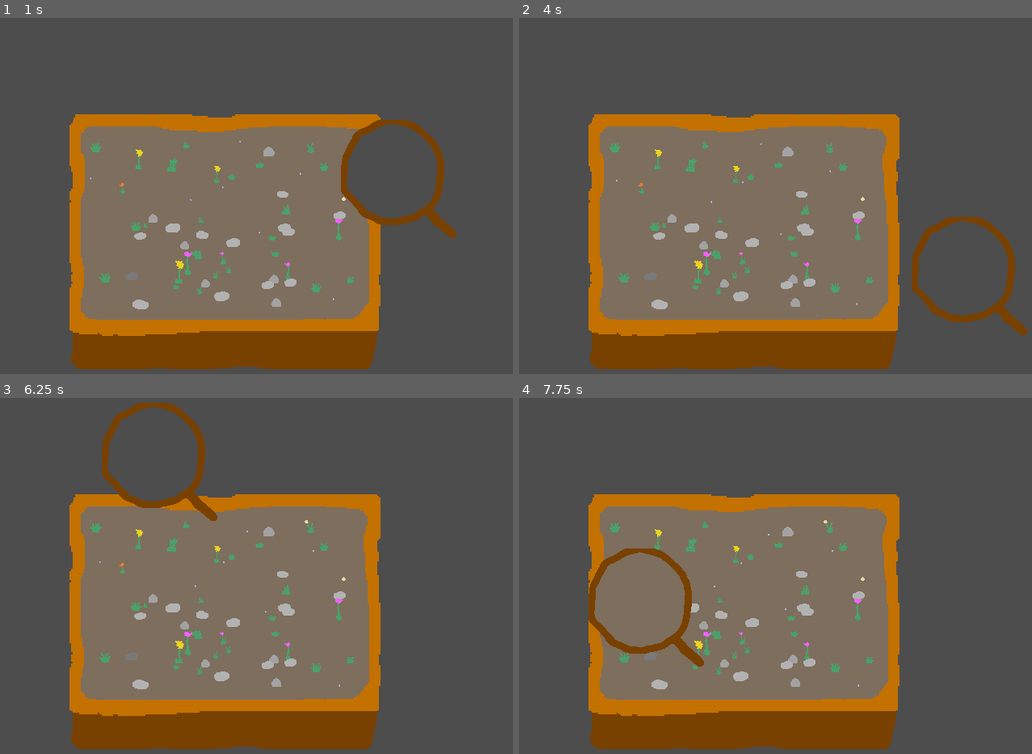
Above: before the commit, frames 1-4 (two rows, left to right).
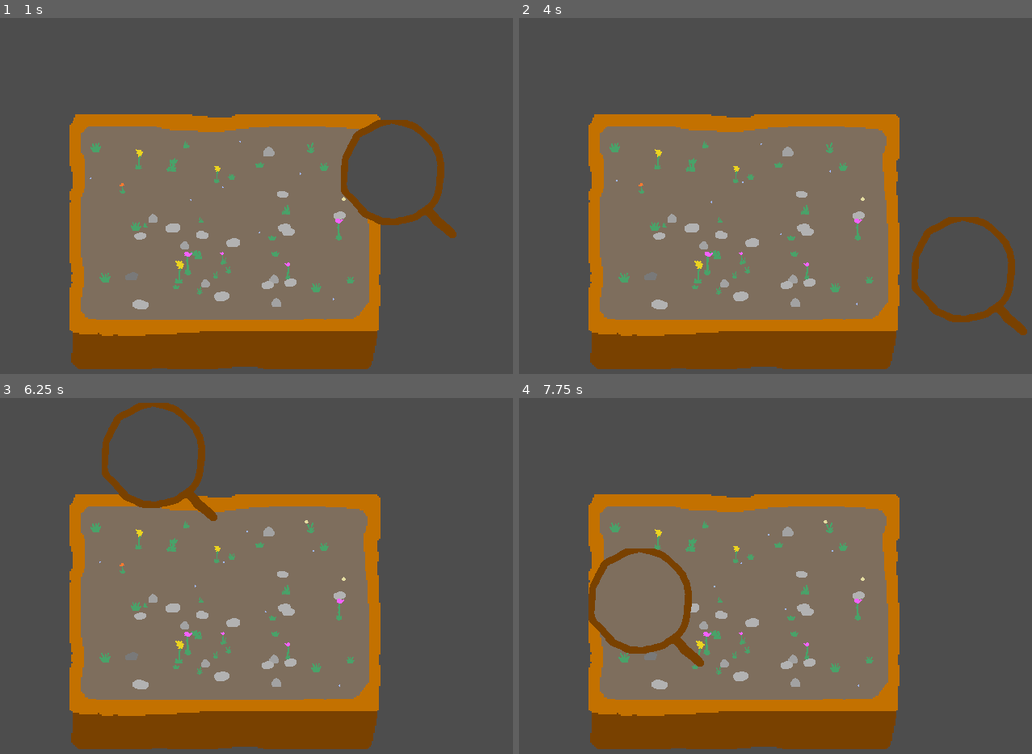
Above: after the commit, the same moments.

Repository: martindzejky/pot-life
Game: Godot game, scene res://main.tscn
The game is run twice, just before and just after one commit, with the same random seed, the same clock (stepped at 60 frames per second) and the same inputs. Sound files missing from this copy of the repository are replaced by a short silence.
Inputs (mouse positions are in pixels of both pictures, inside the frame that each line leads up to):
- Up to frame 1 (1 s): tap Enter at 0.5 s; move the mouse to (436, 217) at 0.52 s
- Up to frame 2 (4 s): tap Space at 1.25, 3.5 s; move the mouse to (683, 267) at 1.27 s; move the mouse to (878, 135) at 2.02 s; tap Enter at 2.75 s; move the mouse to (780, 338) at 2.77 s; move the mouse to (1006, 313) at 3.52 s
- Up to frame 3 (6.25 s): tap Enter at 4.25 s; move the mouse to (97, 547) at 4.27 s; tap Space at 5 s; move the mouse to (323, 622) at 5.02 s; move the mouse to (194, 501) at 5.77 s
- Up to frame 4 (7.75 s): move the mouse to (955, 597) at 6.52 s; move the mouse to (683, 647) at 7.27 s

Frame 1 is identical in both runs. In frame 2, less than 0.1% of the frame differs, in the area x 32-45%, y 40-72%; in frame 3, less than 0.1%, in the area x 37-68%, y 43-69%; in frame 4, less than 0.1%.

Commit message:
add state machine for grass to animate eating

Diff:
--- a/objects/creature.gd
+++ b/objects/creature.gd
@@ -10,7 +10,6 @@
 
 
 # primitive state machine
-# idle, wandering
 
 var state := ''
 var wanderTarget := global_position
@@ -176,7 +175,8 @@
 
 func huntingProcess(delta):
 
-    if huntingTarget == null:
+    if not is_instance_valid(huntingTarget):
+        huntingTarget = null
         switchState('idle')
         return
 
@@ -190,6 +190,9 @@
         if huntingTarget is Creature:
             huntingTarget.beingEatenBy = self
             huntingTarget.switchState('beingEaten')
+        if huntingTarget is Grass:
+            huntingTarget.beingEatenBy = self
+            huntingTarget.switchState('beingEaten')
 
     if abs(movement.x) > 0.0001:
         $big.scale.x = sign(movement.x)
@@ -200,8 +203,10 @@
 func huntingEnd(next):
     if next == 'eating': return
 
-    if huntingTarget != null:
+    if huntingTarget != null and is_instance_valid(huntingTarget):
         if huntingTarget is Creature:
+            huntingTarget.beingEatenBy = null
+        if huntingTarget is Grass:
             huntingTarget.beingEatenBy = null
         huntingTarget = null
 
@@ -215,7 +220,8 @@
 
 func eatingProcess(delta):
 
-    if huntingTarget == null:
+    if not is_instance_valid(huntingTarget):
+        huntingTarget = null
         switchState('idle')
         return
 
@@ -243,5 +249,6 @@
     $"big/face-offset/face/sprite/animation".play('struggling')
 
 func beingEatenProcess(_delta):
-    if beingEatenBy == null:
-        switchState('idle')
+    if not is_instance_valid(beingEatenBy):
+        beingEatenBy = null
+        switchState('idle')
--- a/objects/grass.gd
+++ b/objects/grass.gd
@@ -3,6 +3,12 @@
 
 @export var minScale := 1.0
 @export var maxScale := 2.0
+
+# primitive state machine
+
+var state := ''
+var beingEatenBy: Node2D = null
+
 
 func _ready():
 
@@ -11,8 +17,25 @@
 
     $scale.scale = Vector2(1, 1) * randf_range(minScale, maxScale)
     $scale/sprite.frame = randi_range(0, $scale/sprite.hframes - 1)
+    $energy.value = randf_range(10, 20)
 
-    $energy.value = randf_range(10, 20)
+    switchState('idle')
+
+func _process(delta):
+    call(state + 'Process', delta)
+
+func switchState(newState: String):
+
+    if newState == state: return
+
+    if has_method(state + 'End'):
+        call(state + 'End', newState)
+
+    var previousState := state
+    state = newState
+
+    if has_method(state + 'Start'):
+        call(state + 'Start', previousState)
 
 func die():
 
@@ -25,3 +48,32 @@
     sound.global_position = global_position
     sound.play()
     # should self-destruct once done playing
+
+
+# idle
+
+func idleStart(_prev):
+    $"idle-timer".start(randf_range(1, 8))
+
+func idleProcess(_delta):
+    pass
+
+func idleTimeout():
+    $animation.play('sway')
+    $"idle-timer".start(randf_range(1, 8))
+
+func idleEnd(_next):
+    $"idle-timer".stop()
+
+# being eaten
+
+func beingEatenStart(_prev):
+    $animation.play('being-eaten')
+
+func beingEatenProcess(_delta):
+    if not is_instance_valid(beingEatenBy):
+        beingEatenBy = null
+        switchState('idle')
+
+func beingEatenEnd(_next):
+    $animation.play('RESET')
--- a/objects/grass.tscn
+++ b/objects/grass.tscn
@@ -10,6 +10,74 @@
 random_volume_offset_db = 1.0
 streams_count = 1
 stream_0/stream = ExtResource("4_3jv2n")
+
+[sub_resource type="Animation" id="Animation_ve6kt"]
+resource_name = "sway"
+length = 0.4
+tracks/0/type = "value"
+tracks/0/imported = false
+tracks/0/enabled = true
+tracks/0/path = NodePath("scale:rotation")
+tracks/0/interp = 1
+tracks/0/loop_wrap = true
+tracks/0/keys = {
+"times": PackedFloat32Array(0, 0.4),
+"transitions": PackedFloat32Array(1, 1),
+"update": 1,
+"values": [0.0698132, 0.0]
+}
+
+[sub_resource type="Animation" id="Animation_ub460"]
+length = 0.001
+tracks/0/type = "value"
+tracks/0/imported = false
+tracks/0/enabled = true
+tracks/0/path = NodePath("scale:rotation")
+tracks/0/interp = 1
+tracks/0/loop_wrap = true
+tracks/0/keys = {
+"times": PackedFloat32Array(0),
+"transitions": PackedFloat32Array(1),
+"update": 0,
+"values": [0.0]
+}
+tracks/1/type = "value"
+tracks/1/imported = false
+tracks/1/enabled = true
+tracks/1/path = NodePath("scale:position")
+tracks/1/interp = 1
+tracks/1/loop_wrap = true
+tracks/1/keys = {
+"times": PackedFloat32Array(0),
+"transitions": PackedFloat32Array(1),
+"update": 0,
+"values": [Vector2(0, 0)]
+}
+
+[sub_resource type="Animation" id="Animation_3anaj"]
+resource_name = "being-eaten"
+length = 0.6
+loop_mode = 1
+step = 0.025
+tracks/0/type = "value"
+tracks/0/imported = false
+tracks/0/enabled = true
+tracks/0/path = NodePath("scale:position")
+tracks/0/interp = 0
+tracks/0/loop_wrap = true
+tracks/0/keys = {
+"times": PackedFloat32Array(0, 0.05, 0.1, 0.15, 0.2),
+"transitions": PackedFloat32Array(1, 1, 1, 1, 1),
+"update": 0,
+"values": [Vector2(1, 0), Vector2(-1, 0), Vector2(1, 0), Vector2(-1, 0), Vector2(0, 0)]
+}
+
+[sub_resource type="AnimationLibrary" id="AnimationLibrary_4k8yt"]
+_data = {
+"RESET": SubResource("Animation_ub460"),
+"being-eaten": SubResource("Animation_3anaj"),
+"sway": SubResource("Animation_ve6kt")
+}
 
 [node name="grass" type="Node2D" groups=["grass"]]
 script = ExtResource("1_jc8g2")
@@ -30,5 +98,13 @@
 volume_db = -6.0
 max_distance = 50.0
 
+[node name="animation" type="AnimationPlayer" parent="."]
+libraries = {
+"": SubResource("AnimationLibrary_4k8yt")
+}
+
+[node name="idle-timer" type="Timer" parent="."]
+
 [connection signal="reached_zero" from="energy" to="." method="die"]
 [connection signal="finished" from="death" to="death" method="queue_free"]
+[connection signal="timeout" from="idle-timer" to="." method="idleTimeout"]
Not shown: 1 places in objects/grass.tscn that only renumber resources
